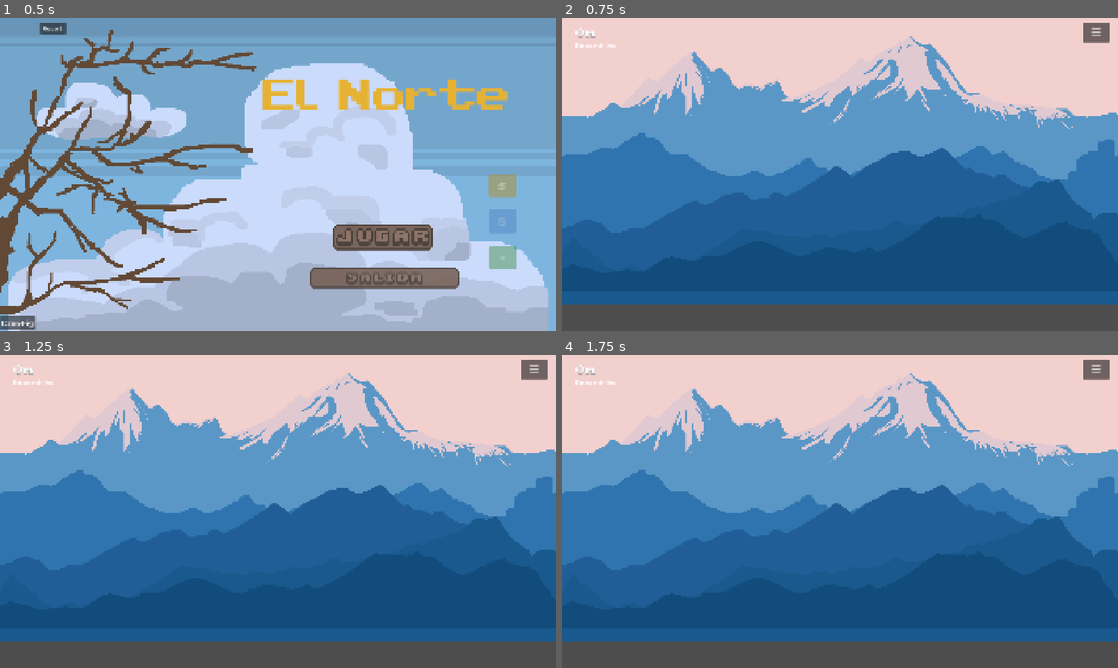
Above: before the commit, frames 1-4 (two rows, left to right).
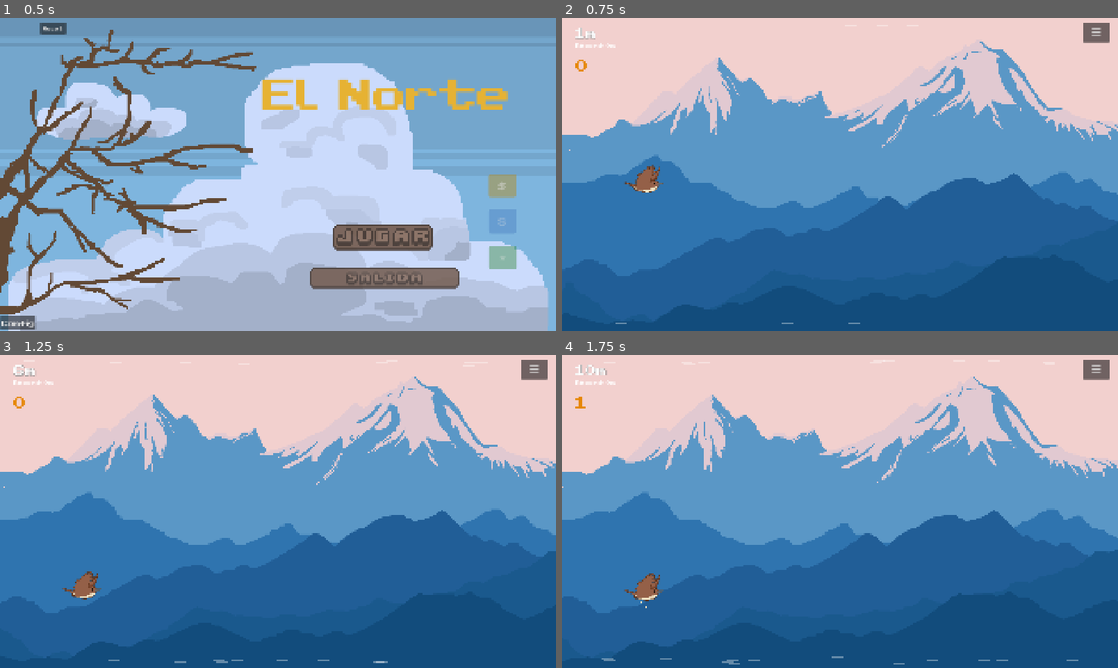
Above: after the commit, the same moments.

Repository: TomasMoreno21/El-Norte
Game: Godot game, scene res://scenes/menu/menu.tscn
Two runs of this game, one before a commit and one after it. Both use one fixed random seed, a clock stepped at 60 frames per second and the inputs below.
Inputs (mouse positions are in pixels of both pictures, inside the frame that each line leads up to):
- Up to frame 1 (0.5 s): no input
- Up to frame 2 (0.75 s): click (945, 237) at 0.5 s
- Up to frame 3 (1.25 s): no input
- Up to frame 4 (1.75 s): tap Enter at 1.25 s; move the mouse to (962, 495) at 1.27 s; hold D from 1.28 s (still down); tap Tab at 1.35 s; click (962, 495) at 1.42 s; tap Space at 1.52 s

Frame 1 is identical in both runs. In frame 2, 35% of the frame differs, in the area x 0-100%, y 3-100%; in frame 3, 34%; in frame 4, 34%.
Error before the commit: Parse Error: Cannot infer the type of "key" variable because the value doesn't have a set type. (res://scenes/data_manager/data_manager.gd:400)

Commit message:
fix: type inference errors en claim_achievement_reward

Diff:
--- a/scenes/data_manager/data_manager.gd
+++ b/scenes/data_manager/data_manager.gd
@@ -397,12 +397,14 @@
 	return unlocked
 
 func claim_achievement_reward(info: Dictionary) -> void:
-	var key := info["id"] + "_" + str(info["level"])
+	var key: String = str(info["id"]) + "_" + str(info["level"])
 	if key not in pending_rewards:
 		return
-	var rdata = pending_rewards[key]
-	var rtype := rdata["rtype"]
-	var ramount := rdata["ramount"]
+	var rdata: Dictionary = pending_rewards.get(key, {})
+	if rdata.is_empty():
+		return
+	var rtype: String = rdata.get("rtype", "")
+	var ramount: int = rdata.get("ramount", 0)
 	pending_rewards.erase(key)
 	match rtype:
 		"bolas":
